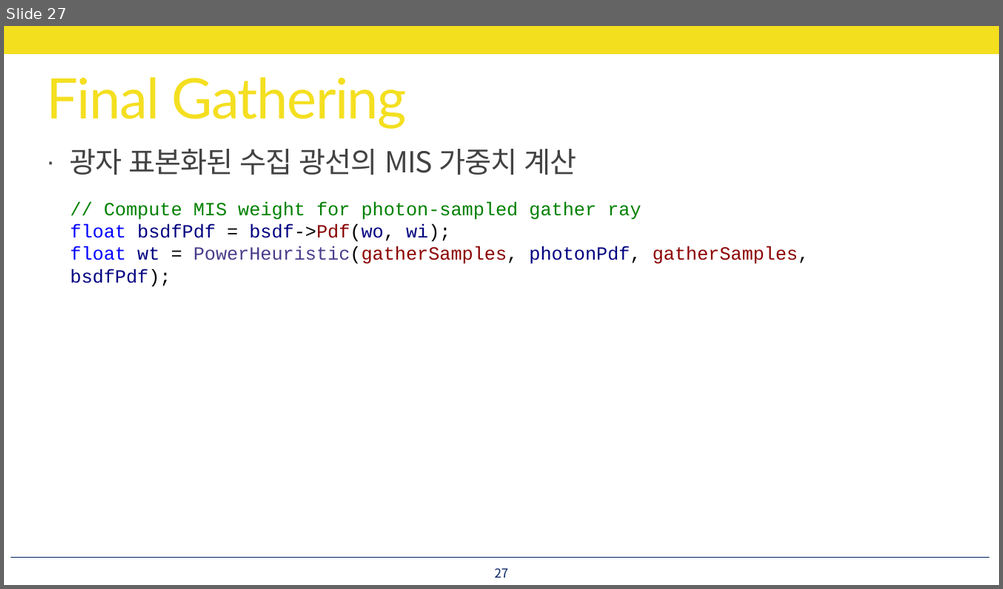
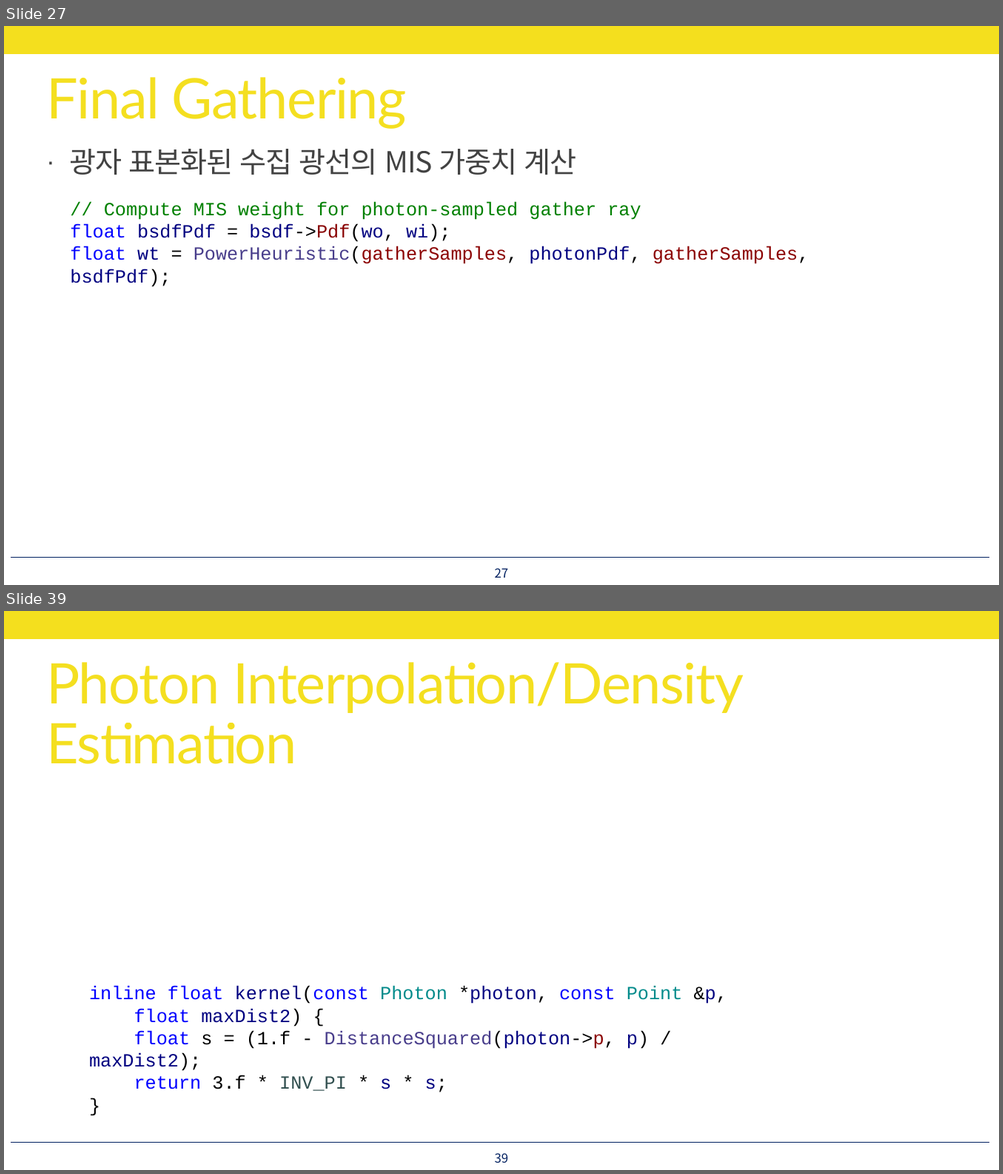
Before and after one commit to utilForever/PBRStudy, a slide deck: Physically Based Rendering - Chapter 15, Part 6.pptx. Shown one above the other, each under a label of ours: slide 27 before the commit, slides 27 and 39 after it; the slides between them are not shown. The pictures are 1003x589 and 1003x1174 pixels, drawn with LibreOffice and Linux fonts; fonts in the diff are those of the drawing; grey boxes stand for pictures. Boxes give left, top, right and bottom in pixels: in the first picture for what was removed or moved away, otherwise in the second. Text is boxed around its words. In the diff, an @@ line names an element or a change of style, - is before the commit and + after.

```diff
--- a/Physically Based Rendering - Chapter 15, Part 6.pptx
+++ b/Physically Based Rendering - Chapter 15, Part 6.pptx
@@ slide 39 added at bbox=[4, 611, 999, 1170], background #FFFFFF; not listed: 2 template elements that a slide beside it also shows @@
@@ title added at bbox=[46, 662, 744, 764], 54 pt, text #F4DF1E @@
+Photon Interpolation/Density Estimation
@@ text added at bbox=[89, 986, 727, 1093], 18 pt, text #000080 @@
+inline float kernel(const Photon *photon, const Point &p,
+float maxDist2) {
+float s = (1.f - DistanceSquared(photon->p, p) / maxDist2);
+return 3.f * INV_PI * s * s;
+}
@@ page number added at bbox=[495, 1153, 509, 1164], 12 pt, text #002060 @@
+39
```
Also in this commit, not shown: 1 slide changed, 12 other slides added.
